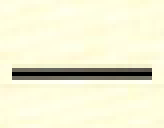
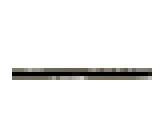
Two versions of the same layered image (164 x 128). Layer-by-layer changes:
removed layer "Pasted Layer" over [left=152, top=64, right=164, bottom=84]
painted on "Screen Shot 2018-04-12 at 2.05.36 PM.png" over [left=0, top=0, right=164, bottom=128]
